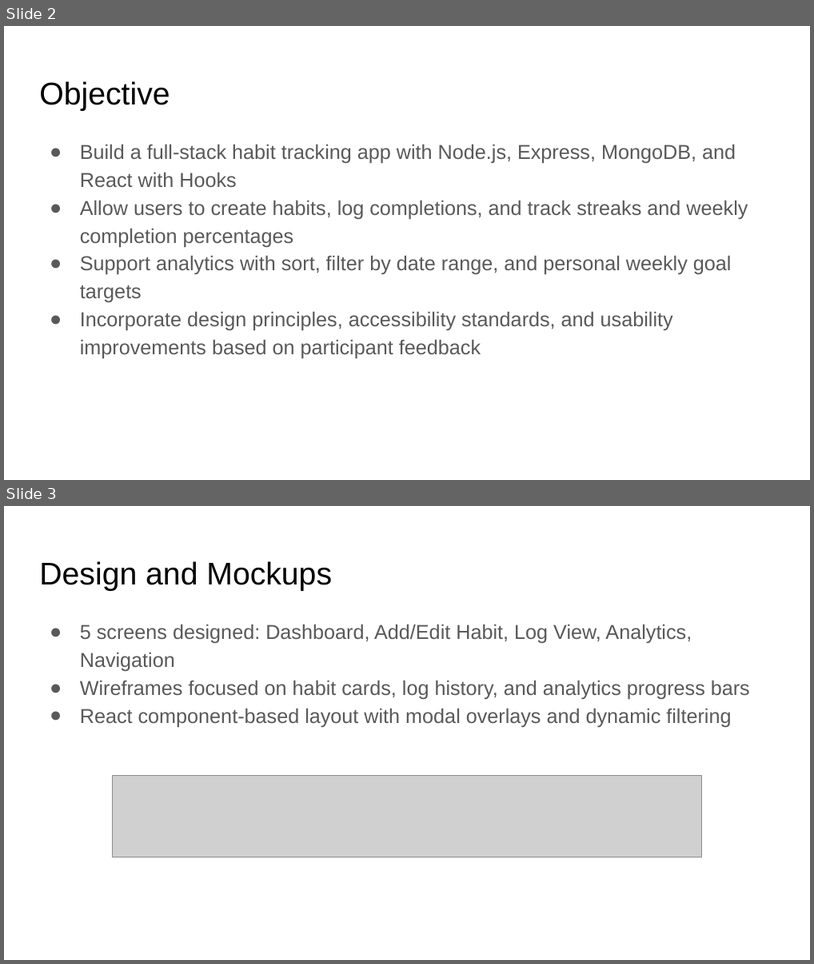
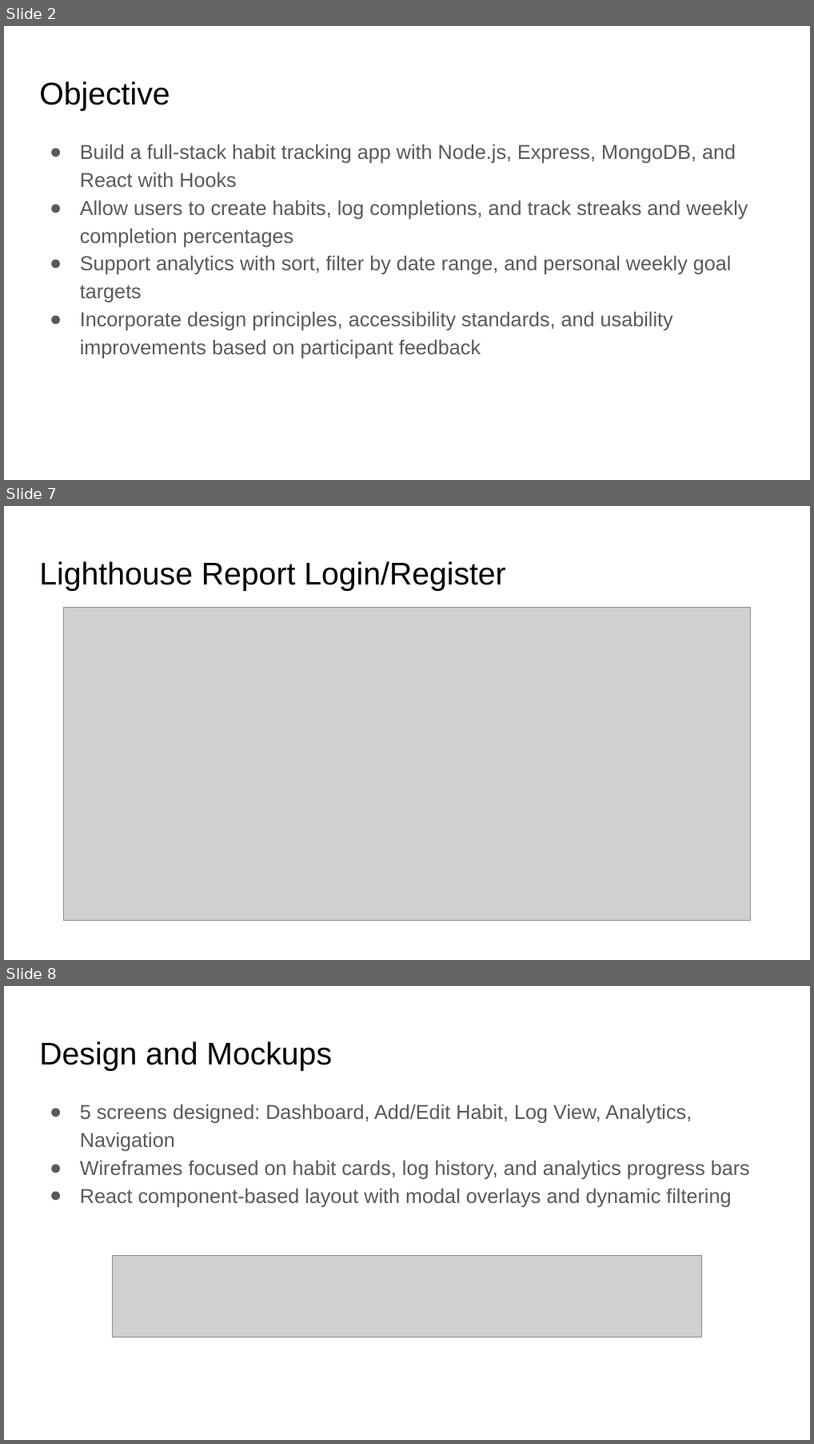
Before and after one commit to aniketnandi/Habit-Forge, a slide deck: Final Project_HabitForge_Presentation.pptx. Shown one above the other, each under a label of ours: slides 2 and 3 before the commit, slides 2, 7 and 8 after it; the slides between them are not shown. The pictures are 814x964 and 814x1444 pixels, drawn with LibreOffice and Linux fonts; fonts in the diff are those of the drawing; grey boxes stand for pictures. Boxes give left, top, right and bottom in pixels: in the first picture for what was removed or moved away, otherwise in the second. Text is boxed around its words. In the diff, an @@ line names an element or a change of style, - is before the commit and + after.

```diff
--- a/Final Project_HabitForge_Presentation.pptx
+++ b/Final Project_HabitForge_Presentation.pptx
@@ slide 7 added at (4, 506, 810, 960), background #FFFFFF @@
@@ title added at (39, 561, 506, 591), 28 pt, text #000000 @@
+Lighthouse Report Login/Register
@@ picture added at (64, 607, 750, 920) @@
@@ what was slide 3 is now slide 8 @@
```
Also in this commit, not shown: 1 slide changed, 4 other slides added, 2 other files.
